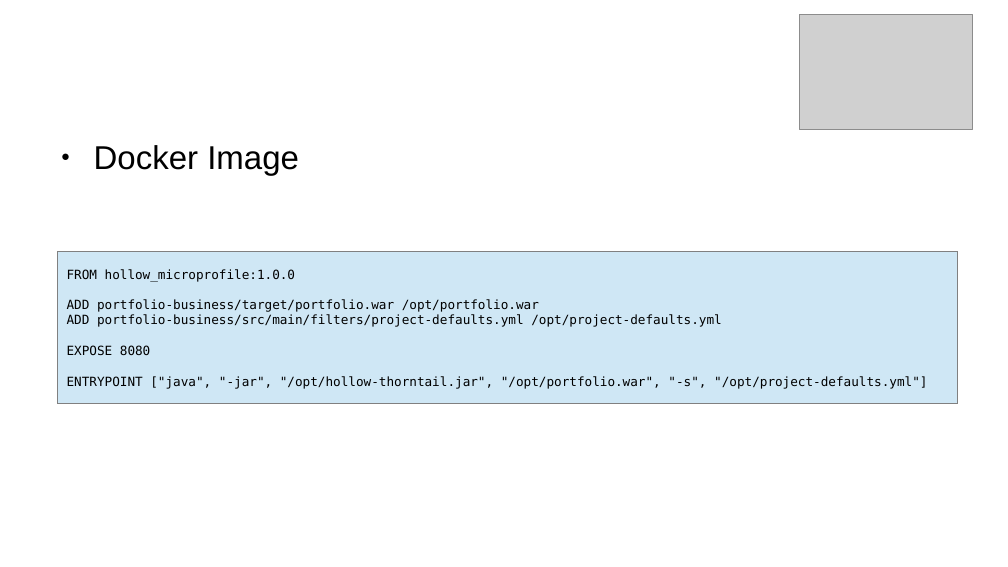
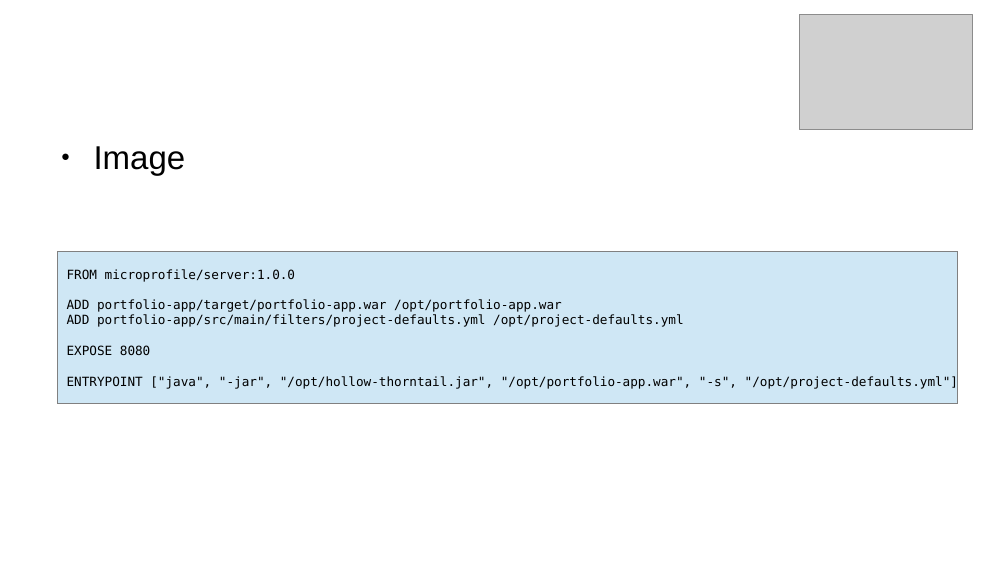
Before and after one commit to BaptisteMeynier/Kubernetes-Presentation, a slide deck: slide 10 of doc/presentationKube.odp. Drawn at 1008x567 pixels with LibreOffice and Linux fonts; fonts in the diff are those of the drawing; grey boxes stand for pictures; background and template pictures are left out. Boxes give left, top, right and bottom in pixels: in the first picture for what was removed or moved away, otherwise in the second. Text is boxed around its words. In the diff, an @@ line names an element or a change of style, - is before the commit and + after.

Commit message:
Change docker files

```diff
--- a/doc/presentationKube.odp
+++ b/doc/presentationKube.odp
@@ text at bbox=[94, 146, 186, 176]: text changed @@
-● Docker Image
+● Image
@@ text in rectangle at bbox=[67, 269, 958, 389]: text changed @@
-FROM hollow_microprofile:1.0.0
-ADD portfolio-business/target/portfolio.war /opt/portfolio.war
-ADD portfolio-business/src/main/filters/project-defaults.yml /opt/project-defaults.yml
-EXPOSE 8080
-ENTRYPOINT ["java", "-jar", "/opt/hollow-thorntail.jar", "/opt/portfolio.war", "-s", "/opt/project-defaults.yml"]
+FROM microprofile/server:1.0.0
+ADD portfolio-app/target/portfolio-app.war /opt/portfolio-app.war
+ADD portfolio-app/src/main/filters/project-defaults.yml /opt/project-defaults.yml
+EXPOSE 8080
+ENTRYPOINT ["java", "-jar", "/opt/hollow-thorntail.jar", "/opt/portfolio-app.war", "-s", "/opt/project-defaults.yml"]
```
Also in this commit, not shown: 5 other slides changed, 20 other files.
